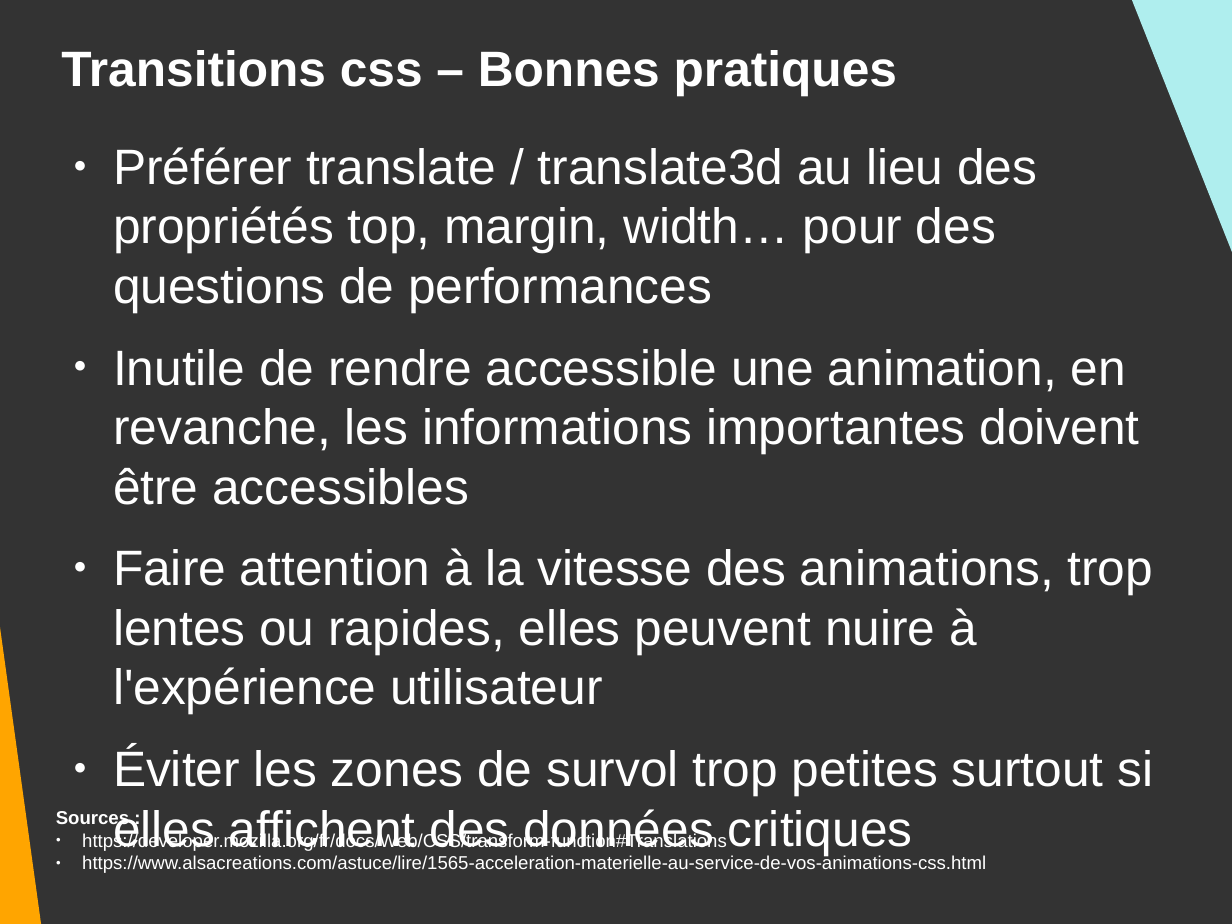
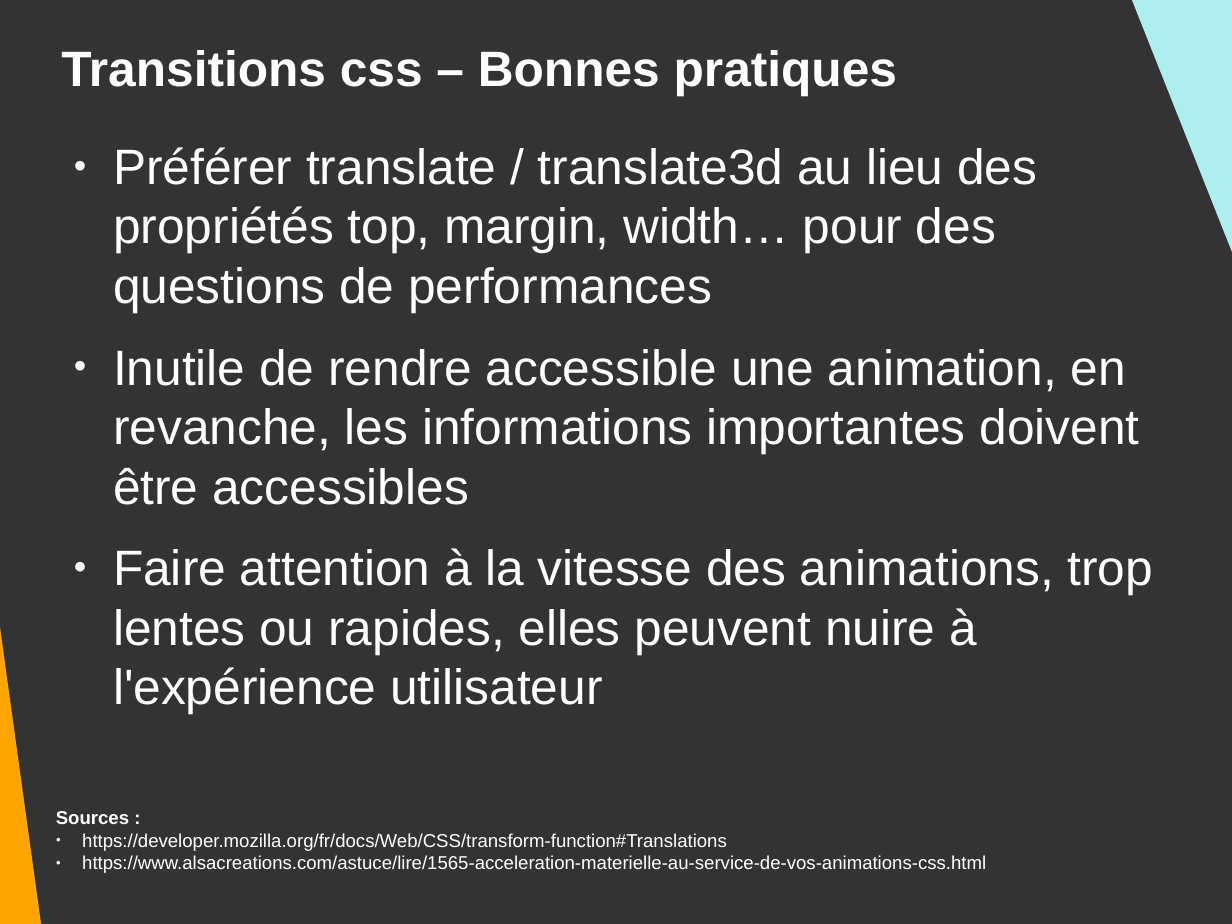
Before and after one commit to DanYellow/presentations, a slide deck: slide 15 of mmi/html/bonnes-pratiques/presentation.odp (slide 14 before the commit). Drawn at 1232x924 pixels with LibreOffice and Linux fonts; fonts in the diff are those of the drawing. Boxes give left, top, right and bottom in pixels: in the first picture for what was removed or moved away, otherwise in the second. Text is boxed around its words. In the diff, an @@ line names an element or a change of style, - is before the commit and + after.

```diff
--- a/mmi/html/bonnes-pratiques/presentation.odp
+++ b/mmi/html/bonnes-pratiques/presentation.odp
@@ text at (113, 746, 1153, 855): paragraph removed @@
-● Éviter les zones de survol trop petites surtout si elles affichent des données critiques
```
Also in this commit, not shown: 2 other slides changed, 2 slides added, 4 other files.
